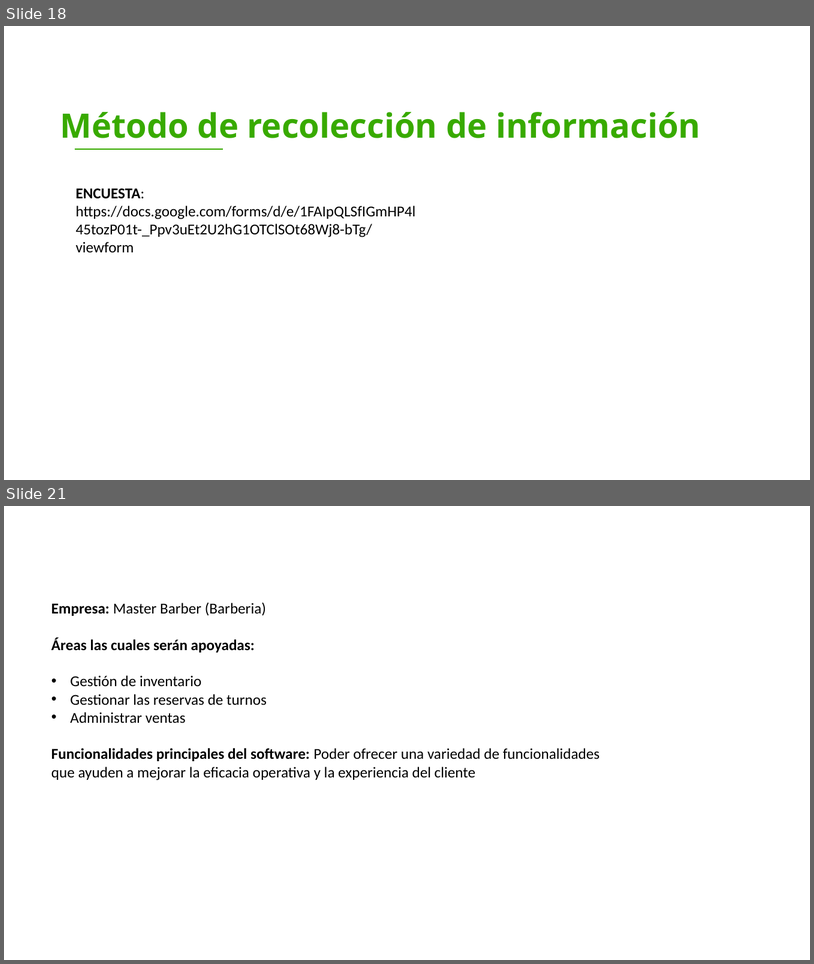
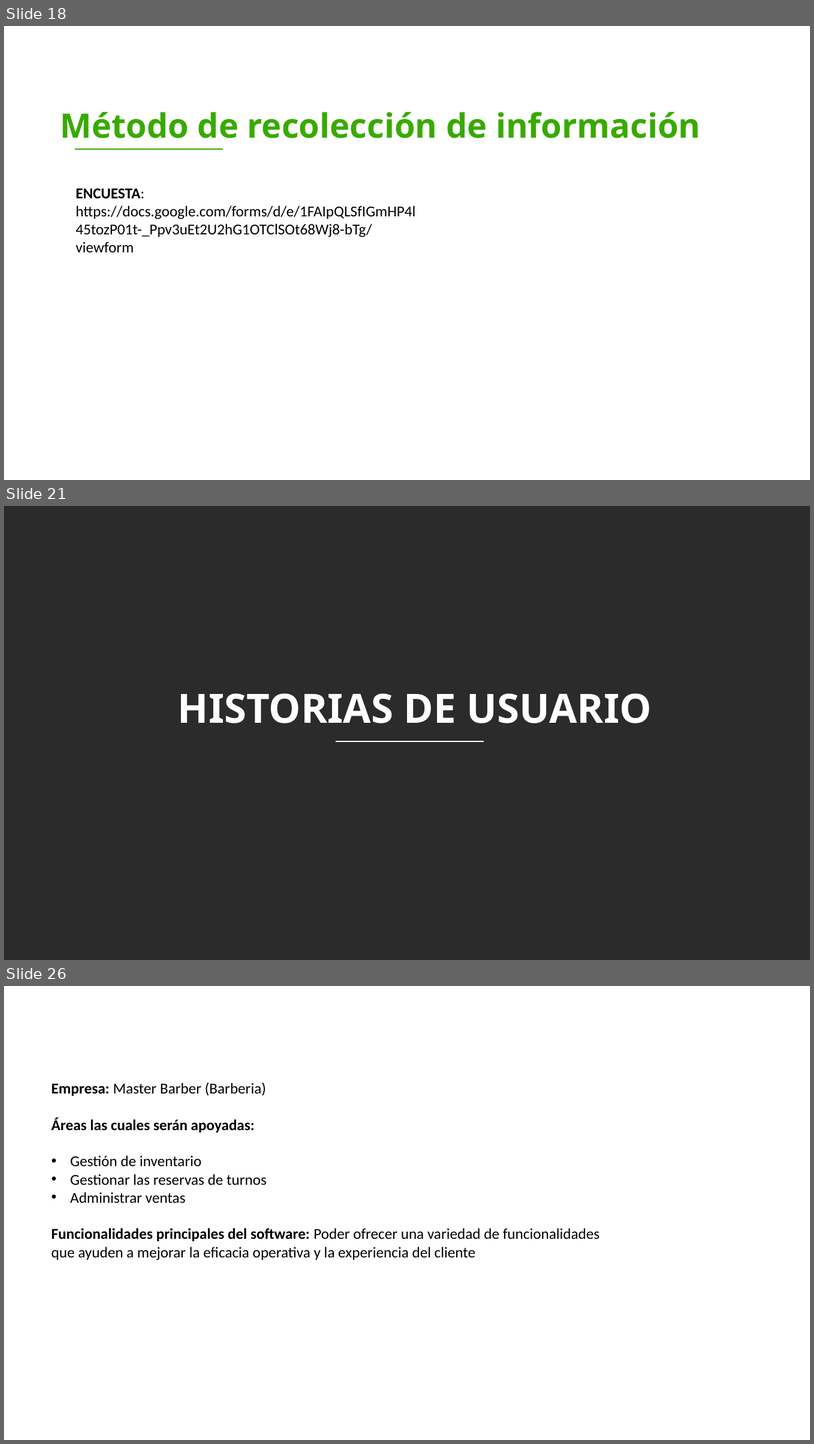
Before and after one commit to luiscarlosmedina/Master-Barber, a slide deck: Entregables Proyecto.pptx. Shown one above the other, each under a label of ours: slides 18 and 21 before the commit, slides 18, 21 and 26 after it; the slides between them are not shown. The pictures are 814x964 and 814x1444 pixels, drawn with LibreOffice and Linux fonts; fonts in the diff are those of the drawing; background and template pictures are left out; a plain dark background stands for a picture behind light text. Boxes give left, top, right and bottom in pixels: in the first picture for what was removed or moved away, otherwise in the second. Text is boxed around its words. In the diff, an @@ line names an element or a change of style, - is before the commit and + after.

```diff
--- a/Entregables Proyecto.pptx
+++ b/Entregables Proyecto.pptx
@@ slide 21 added at box(4, 506, 810, 960), background picture (left out) @@
@@ text added at box(178, 693, 651, 723), 48 pt, text #FFFFFF, bold @@
+HISTORIAS DE USUARIO
@@ line added from (336, 741) to (485, 741), #FFFFFF 1 pt @@
@@ what was slide 21 is now slide 26 @@
```
Also in this commit, not shown: 6 other slides added, 2 slides removed, 1 other file.
